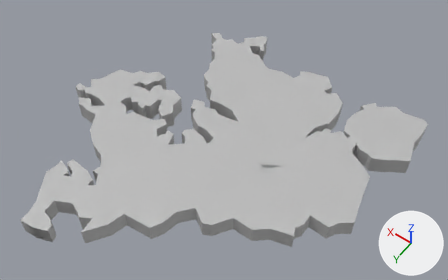
Two versions of the FBX model Assets/Art/3D/City/city_interactive_block.fbx, one commit apart.
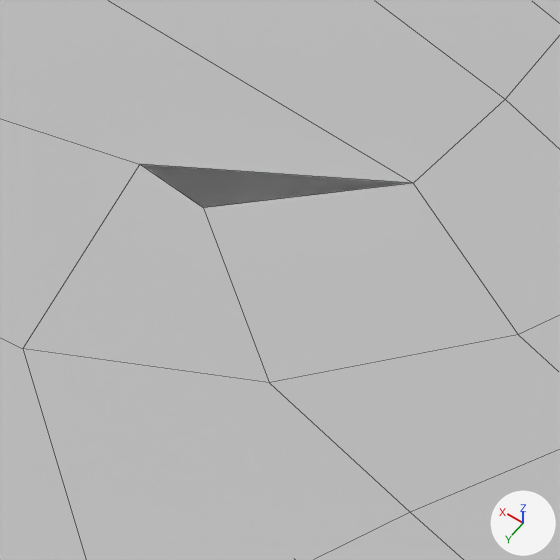
The first picture shows the older version from a 50 mm camera at (-32.3, 41.5, 73.0) aimed at (-0.6, -2.9, 3.2). The close-ups show both versions on the part from 55% to 66% of the width and 54% to 71% of the height of that picture; other places that the commit changed are outside them. The axes (+X, +Y, +Z) are drawn at lower right. The lights are the same throughout. The close-ups show mesh edges as thin lines. Where no turn or scale is listed for an object, it has been applied to the vertices.

Before the edit, the objects in view are built like this:
```python
me_mesh_005 = bpy.data.meshes.new('Mesh.005')
me_mesh_005.from_pydata(...)  # 52 vertices, 53 faces; spans x -7.49..7.49, y -7.15..7.15, z -1.45..1.45
me_mesh_005.materials.append(mat_lambert1)  # grey #bcbcbc
# before: 7 (4.74, -0.55, -1.45), 14 (6.54, 1.17, -1.45), 20 (7.49, 1.07, -1.45), 33 (4.74, -0.55, 1.45) at pixel (413, 183), 40 (6.54, 1.17, 1.45) at pixel (203, 207)
# before: 47 (7.49, 1.07, 1.45) at pixel (139, 164)
me_mesh_006 = bpy.data.meshes.new('Mesh.006')
me_mesh_006.from_pydata(...)  # 58 vertices, 57 faces; spans x -4.31..4.31, y -4.68..4.68, z -1.45..1.45
me_mesh_006.materials.append(mat_lambert1)  # grey #bcbcbc
me_mesh_008 = bpy.data.meshes.new('Mesh.008')
me_mesh_008.from_pydata(...)  # 56 vertices, 49 faces; spans x -12.3..12.3, y -22.7..22.7, z -1.5..1.5
me_mesh_008.materials.append(mat_lambert1)  # grey #bcbcbc
ob_sector_4 = bpy.data.objects.new('sector_4', me_mesh_008)
ob_sector_4.location = (0.84, 0.49, 1.95)
ob_sector_6 = bpy.data.objects.new('sector_6', me_mesh_006)
ob_sector_6.location = (-14.06, -9.26, 1.95)
ob_sector_7 = bpy.data.objects.new('sector_7', me_mesh_005)
ob_sector_7.location = (-14.67, -3.31, 1.95)
# also in view: 'sector_8' at (-9.4, 1.5, 2.0)
```
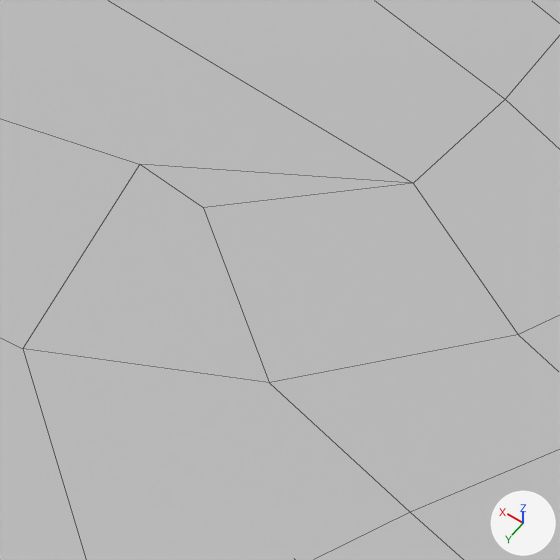
What differs and where, as boxes [x1, y1, x2, y2] in the close-ups (560 x 560 px; the box of a moved part takes in the faces that stretch with it):
part 1 of me_mesh_005, moved or reshaped (not visible afterwards)
    before: [142, 164, 409, 208]

Diff of the bpy script that builds the scene:
```diff
--- a/Assets/Art/3D/City/city_interactive_block.fbx.py
+++ b/Assets/Art/3D/City/city_interactive_block.fbx.py
@@ me_mesh_005 @@
 me_mesh_005.from_pydata(...)  # 52 vertices, 53 faces; spans x -7.49..7.49, y -7.15..7.15, z -1.45..1.45
 # used by ob_sector_7; location = (-14.67, -3.31, 1.95)
 # verts and faces of me_mesh_005; kept vertices keep their numbers, new ones are numbered from 52
+# me_mesh_005 part 1
+delete_faces([(33, 47, 40), (7, 14, 20), (7, 20, 47, 33)])
+faces += [(7, 14, 40, 33), (14, 20, 47, 40)]
 me_mesh_005.materials.append(mat_lambert1)
```
